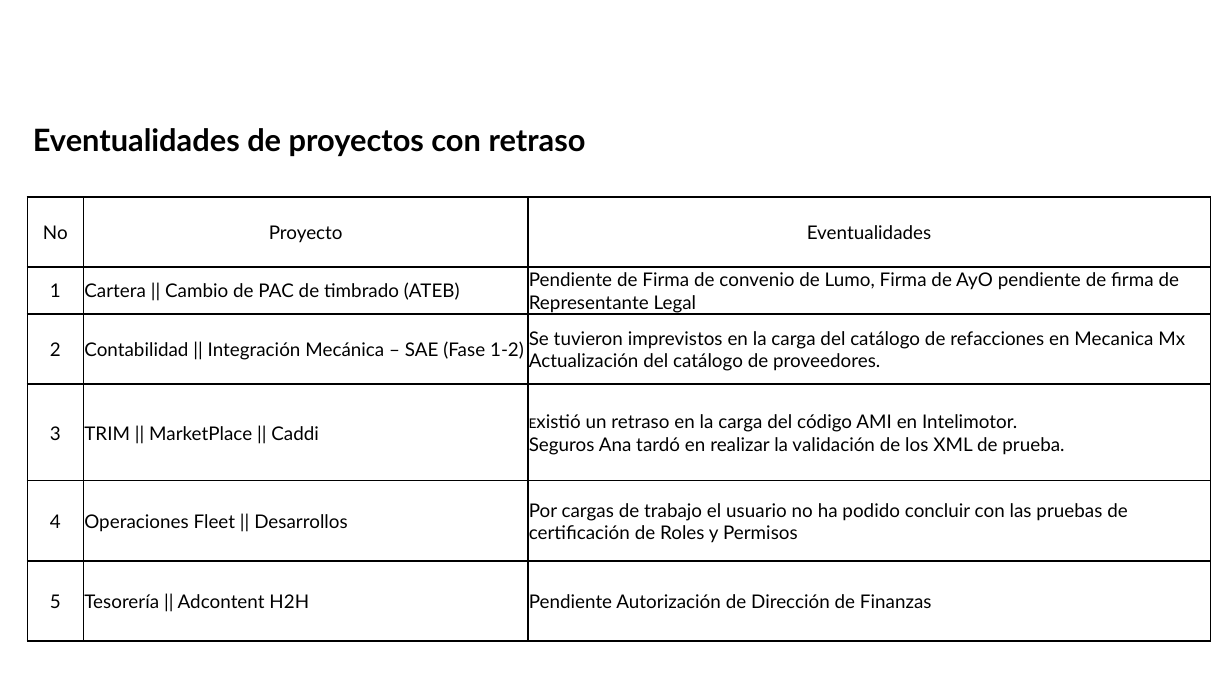
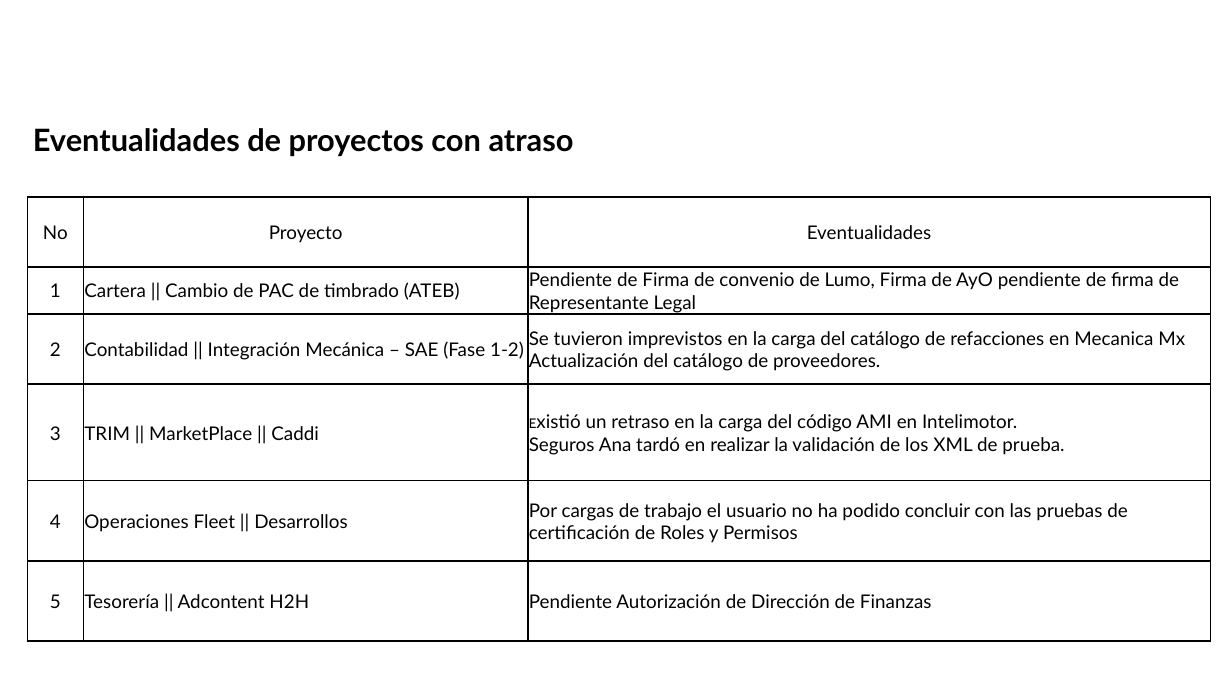
Before and after one commit to DTI-Dashboard/Proyectos, a slide deck: slide 3 of cierre_base.pptx. Drawn at 1232x693 pixels with LibreOffice and Linux fonts; fonts in the diff are those of the drawing; background and template pictures are left out. Boxes give left, top, right and bottom in pixels: in the first picture for what was removed or moved away, otherwise in the second. Text is boxed around its words. In the diff, an @@ line names an element or a change of style, - is before the commit and + after.

Commit message:
reporte: actualizar cierre_base.pptx (bajo demanda)

```diff
--- a/cierre_base.pptx
+++ b/cierre_base.pptx
@@ text at [33,128,574,156]: text changed @@
-Eventualidades de proyectos con retraso
+Eventualidades de proyectos con atraso
```
